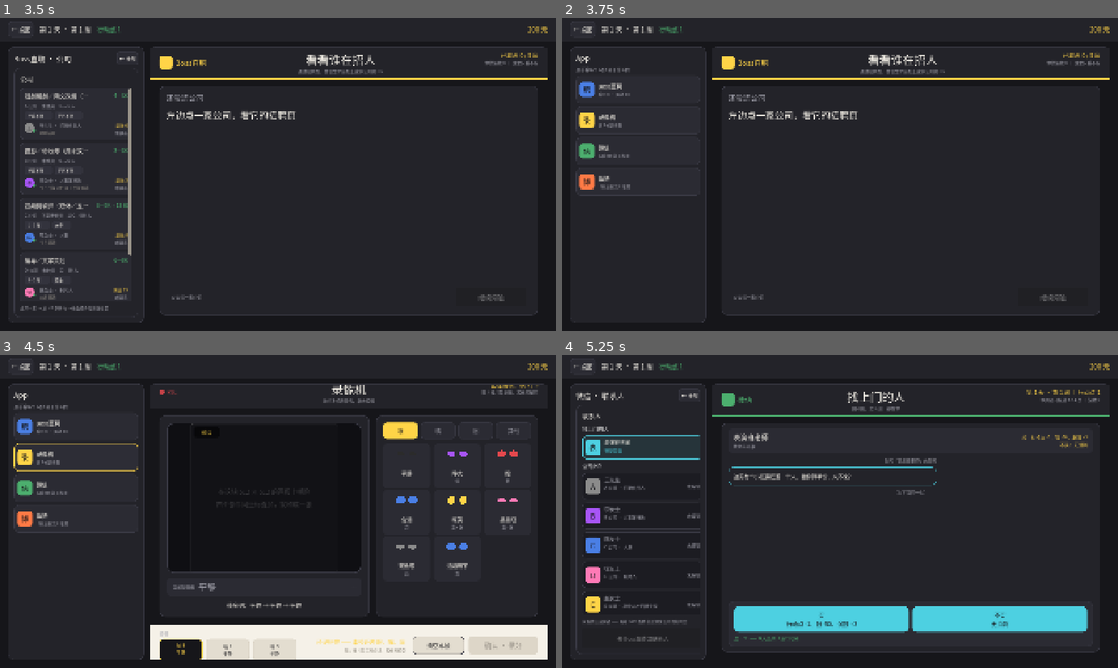
Above: before the commit, frames 1-4 (two rows, left to right).
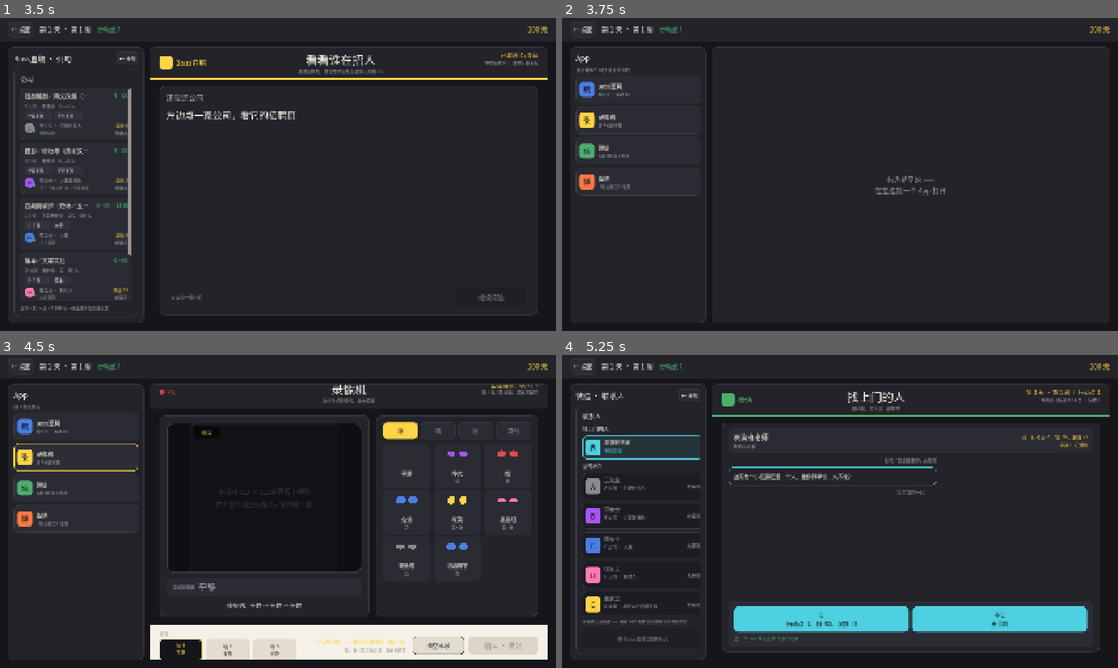
Above: after the commit, the same moments.

Repository: Ttixan/drama-queen
Game: Godot game, scene res://scenes/main_scene.tscn
Two runs of this game, one before a commit and one after it. Both use one fixed random seed, a clock stepped at 60 frames per second and the inputs below.
Inputs (mouse positions are in pixels of both pictures, inside the frame that each line leads up to):
- Up to frame 1 (3.5 s): tap Enter at 0.5 s; drag from (83, 180) to (333, 105) at 0.52 s; click "← 桌面" at 1.25 s; tap Space at 2 s; drag from (250, 227) to (250, 237) at 2.02 s; click (77, 89) at 2.75 s
- Up to frame 2 (3.75 s): click "← 全部" at 3.5 s
- Up to frame 3 (4.5 s): click (77, 458) at 4.25 s
- Up to frame 4 (5.25 s): click (639, 486) at 5 s

Frame 1 is identical in both runs. In frame 2, 2.0% of the frame differs, in the area x 27-99%, y 11-98%; in frame 3, less than 0.1%; in frame 4, nothing differs.

Commit message:
修：手机屏「← 全部」没有同步右栏 —— 改成离开当前 App
现象：Boss 点「继续沟通」进聊天后，左栏点「← 全部」回 App 主界面，
**右栏还停在聊天那一层** —— 左边回到列表、右边还是聊天，两边对不上。

根因：`_show_app_list()` 本来是「把左栏换回 App 列表」的**内部动作**
（`_close_app()` 收尾时也用它），被「← 全部」直接当成了用户动作 ——
它只换左栏、不碰 App，右栏自然没人管。

修法：「← 全部」的语义改成**离开当前 App**（调 `_close_app()`）——
「返回 App 主界面」本来就是退出这个 App：

- 右栏回到空态；左栏换回列表（`_close_app()` 里本来就会做）
- Esc / 安卓返回键本来就是这个行为，现在三条路一致
- **聊到一半退出仍然不算解锁**（规则没变，测过）

补 4 条断言：App 关掉 / 右栏空态 / 不解锁 ×2。`test_phone_shell` 132 → **136** 项；
全 15 条链约 1135 项全绿，stderr 干净。

文档：`进度.md` 补这一笔，同时补记上一笔（聊天三选一 / 删三处）与
「删线索卡」那条待拍板的隐患 —— 文档条目都写在实际修复之后入库，不抢跑。

Diff:
--- a/scripts/apps/phone_screen.gd
+++ b/scripts/apps/phone_screen.gd
@@ -114,7 +114,7 @@
 		var row := _make_app_row(app)
 		_app_list.add_child(row)
 		_app_rows[String(app["scene"])] = row
-	_column_back.pressed.connect(_show_app_list)
+	_column_back.pressed.connect(_back_to_app_list)
 
 
 ## 一行 App。**悬浮就把它的作用写进下面那行小字** —— 这是这版改版点名要的：
@@ -290,6 +290,16 @@
 	_column_hint.text = DEFAULT_HINT
 
 
+## 左栏顶上那个「← 全部」：回 App 列表 = **离开当前 App**。
+##
+## 【为什么不只把左栏换回来】只换左栏的话，右栏还停在 App 里刚才那一层
+## （Boss 聊到一半、聊天盖着详情）—— 左边回到列表、右边还是聊天，两边对不上（真踩过）。
+## 「回主界面」本来就是离开这个 App：关掉它，右栏回到空态。
+## 关掉的同时也会把左栏换回列表（`_close_app` 里做了），所以这里只要这一个动作。
+func _back_to_app_list() -> void:
+	_close_app()
+
+
 ## 现在开着哪个 App（测试与桌子用）
 func current_app_path() -> String:
 	return _current_path
--- a/tools/test_phone_shell.gd
+++ b/tools/test_phone_shell.gd
@@ -176,6 +176,17 @@
 	_check("返回后 App 关掉了", _phone.current_app_path(), "")
 	_check("左栏换回 App 列表", _phone._app_list.visible, true)
 	_check("二级列表被收掉了（它已经不归 App 管）", _phone._sidebar, null)
+
+	# 【「← 全部」= 离开当前 App】只换左栏的话，右栏还停在聊天那一层 —— 两边对不上（真踩过）
+	_phone.open_app("res://scenes/apps/boss.tscn")
+	_phone._current._select_company("A")
+	_phone._current._open_chat()
+	_check("Boss 聊天开着", _phone._current.chat_open(), true)
+	var unlocked_before: int = _game.state.unlocked_hr.size()
+	_phone._column_back.pressed.emit()
+	_check("「← 全部」把 App 一起关了", _phone.current_app_path(), "")
+	_check("右栏回到空态", _phone._empty_hint.visible, true)
+	_check("话没说完就退了：不算解锁", _game.state.unlocked_hr.size(), unlocked_before)
 	print("   一次只开一个；交得出二级列表的 App 会把左栏换掉")
 
 
Not shown, changed: docs/进度.md
